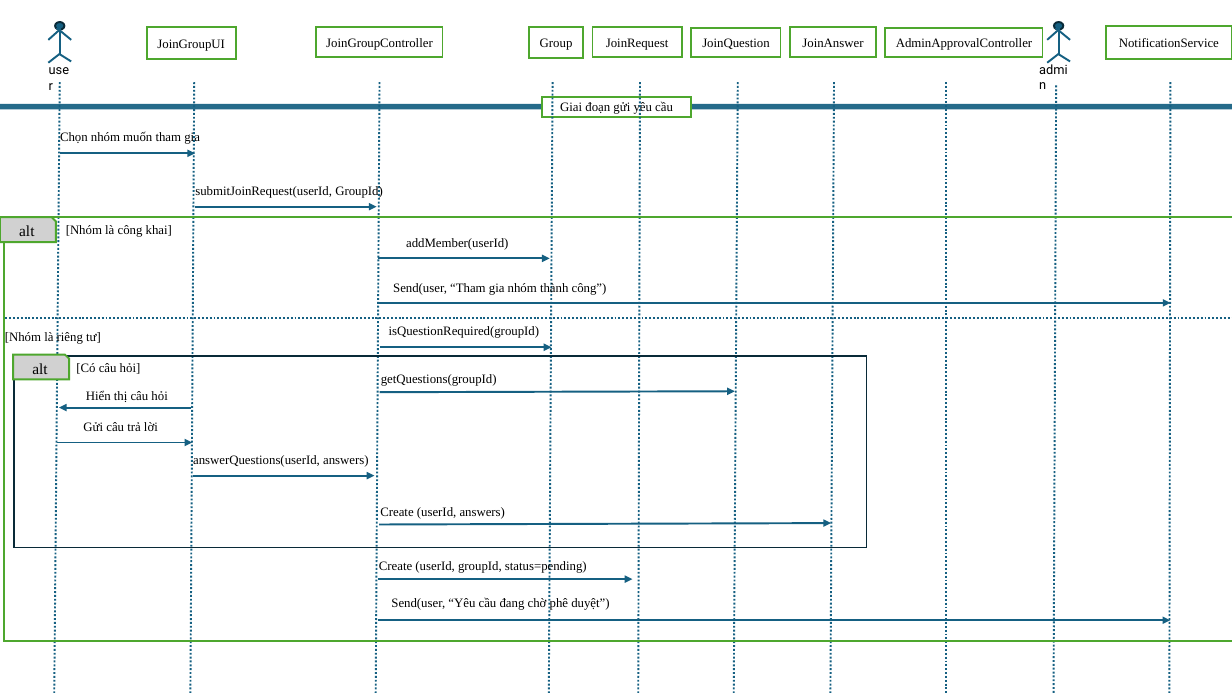
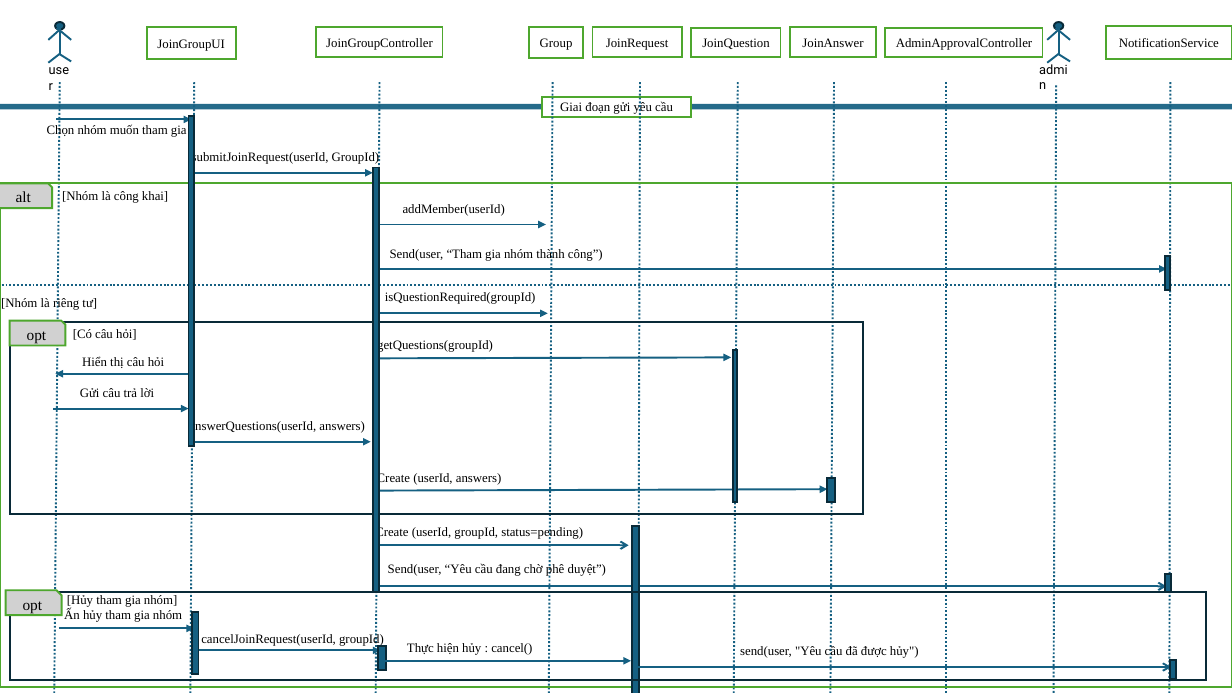
Before and after one commit to nguyenngoctung75/IT3120-PTTKHT, a slide deck: slide 1 of Sequence Diagram/Sequence_Group.pptx. Drawn at 1232x693 pixels with LibreOffice and Linux fonts; fonts in the diff are those of the drawing. Boxes give left, top, right and bottom in pixels: in the first picture for what was removed or moved away, otherwise in the second. Text is boxed around its words. In the diff, an @@ line names an element or a change of style, - is before the commit and + after.

```diff
--- a/Sequence Diagram/Sequence_Group.pptx
+++ b/Sequence Diagram/Sequence_Group.pptx
@@ text "Chọn nhóm muốn tham gia": place and size @@
-text "Chọn nhóm muốn tham gia" at (60,132,200,145)
+text "Chọn nhóm muốn tham gia" at (47,124,187,137)
@@ rectangle added at (189,116,194,445), fill #156082, outline #092A39 1.5 pt @@
@@ rectangle added at (372,167,379,592), fill #156082, outline #092A39 1.5 pt @@
@@ rectangle: place and size @@
-rectangle at (4,217,1232,641)
+rectangle at (0,183,1232,687)
@@ rectangle added at (1165,256,1170,290), fill #156082, outline #092A39 1.5 pt @@
@@ line moved from (6, 319) - (1232, 319) to (2, 285) - (1232, 285) @@
@@ 14 texts, 12 arrows, 2 snip rects, 1 rectangle: place and size @@
-14 texts, 12 arrows, 2 snip rects, 1 rectangle at (0,153,1171,620)
+14 texts, 12 arrows, 2 snip rects, 1 rectangle at (0,119,1167,587)
@@ text in snip rect at (27,331,47,344): text changed @@
-alt
+opt
@@ rectangle added at (733,350,738,502), fill #156082, outline #092A39 1.5 pt @@
@@ rectangle added at (827,479,836,502), fill #156082, outline #092A39 1.5 pt @@
@@ rectangle added at (632,527,639,693), fill #156082, outline #092A39 1.5 pt @@
@@ arrow (374, 545) - (628, 545): arrowheads changed @@
@@ snip rect added at (6,591,61,616), fill #D1D1D1, outline #4EA72E 1.5 pt, 12 pt, text #000000 @@
+opt
@@ rectangle added at (9,592,1206,680), outline #092A39 1.5 pt @@
@@ text added at (67,595,177,607), 10 pt, text #000000 @@
+[Hủy tham gia nhóm]
@@ arrow (374, 587) - (1166, 587): arrowheads changed @@
@@ rectangle added at (1165,574,1172,592), fill #156082, outline #092A39 1.5 pt @@
@@ arrow added from (59, 628) to (194, 628), #156082 1.5 pt @@
@@ text added at (64,609,182,622), 10 pt, text #000000 @@
+Ấn hủy tham gia nhóm
@@ rectangle added at (192,612,199,674), fill #156082, outline #092A39 1.5 pt @@
@@ arrow added from (199, 651) to (381, 651), #156082 1.5 pt @@
@@ text added at (201,633,384,646), 10 pt, text #000000 @@
+cancelJoinRequest(userId, groupId)
@@ rectangle added at (378,647,386,670), fill #156082, outline #092A39 1.5 pt @@
@@ text added at (407,643,532,655), 10 pt, text #000000 @@
+Thực hiện hủy : cancel()
@@ text added at (740,645,919,658), 10 pt, text #000000 @@
+send(user, "Yêu cầu đã được hủy")
@@ arrow added from (385, 661) to (631, 661), #156082 1.5 pt @@
@@ arrow added from (638, 667) to (1171, 667), #156082 1.5 pt @@
@@ rectangle added at (1170,661,1177,679), fill #156082, outline #092A39 1.5 pt @@
```
Also in this commit, not shown: 1 other slide changed, 18 other files.
